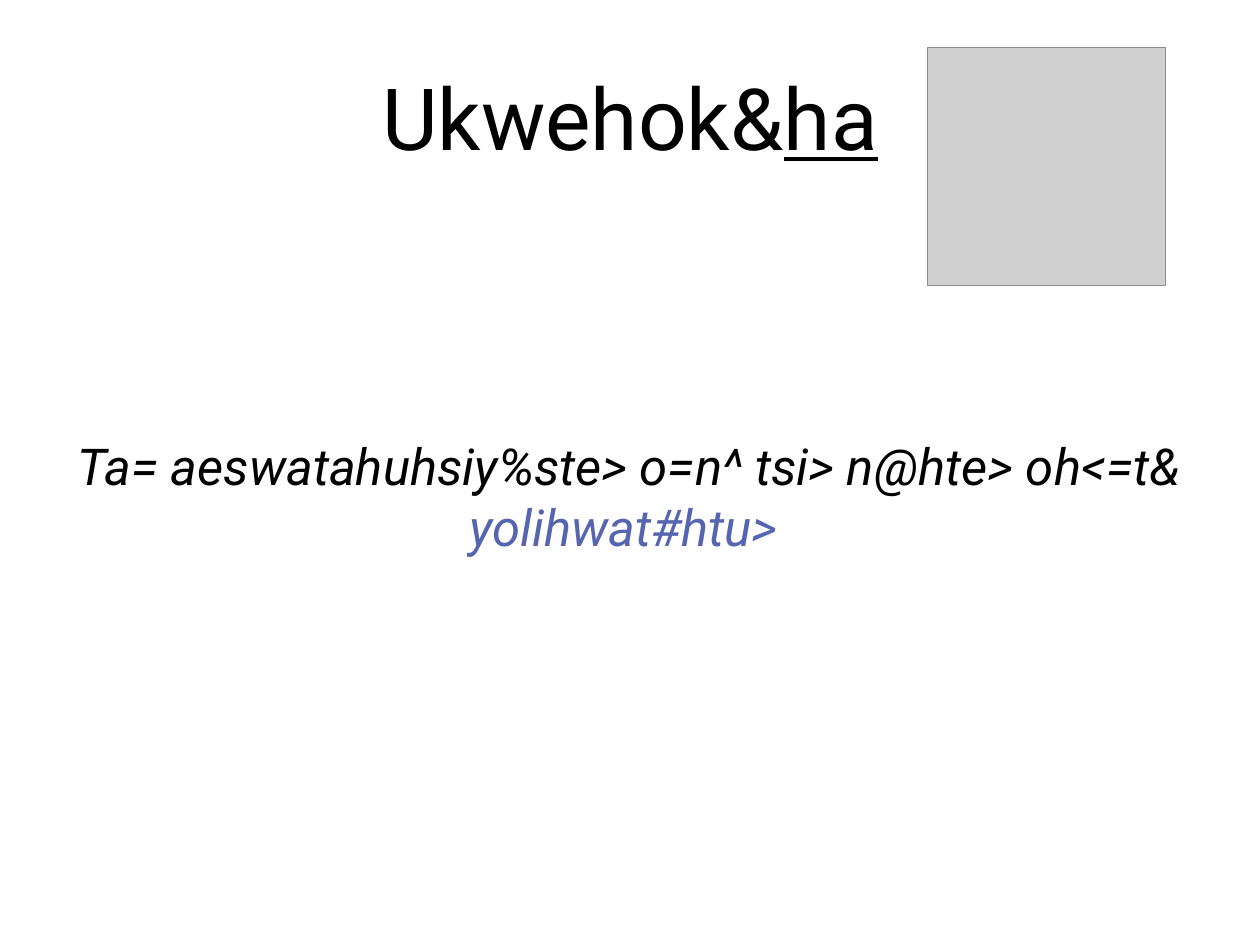
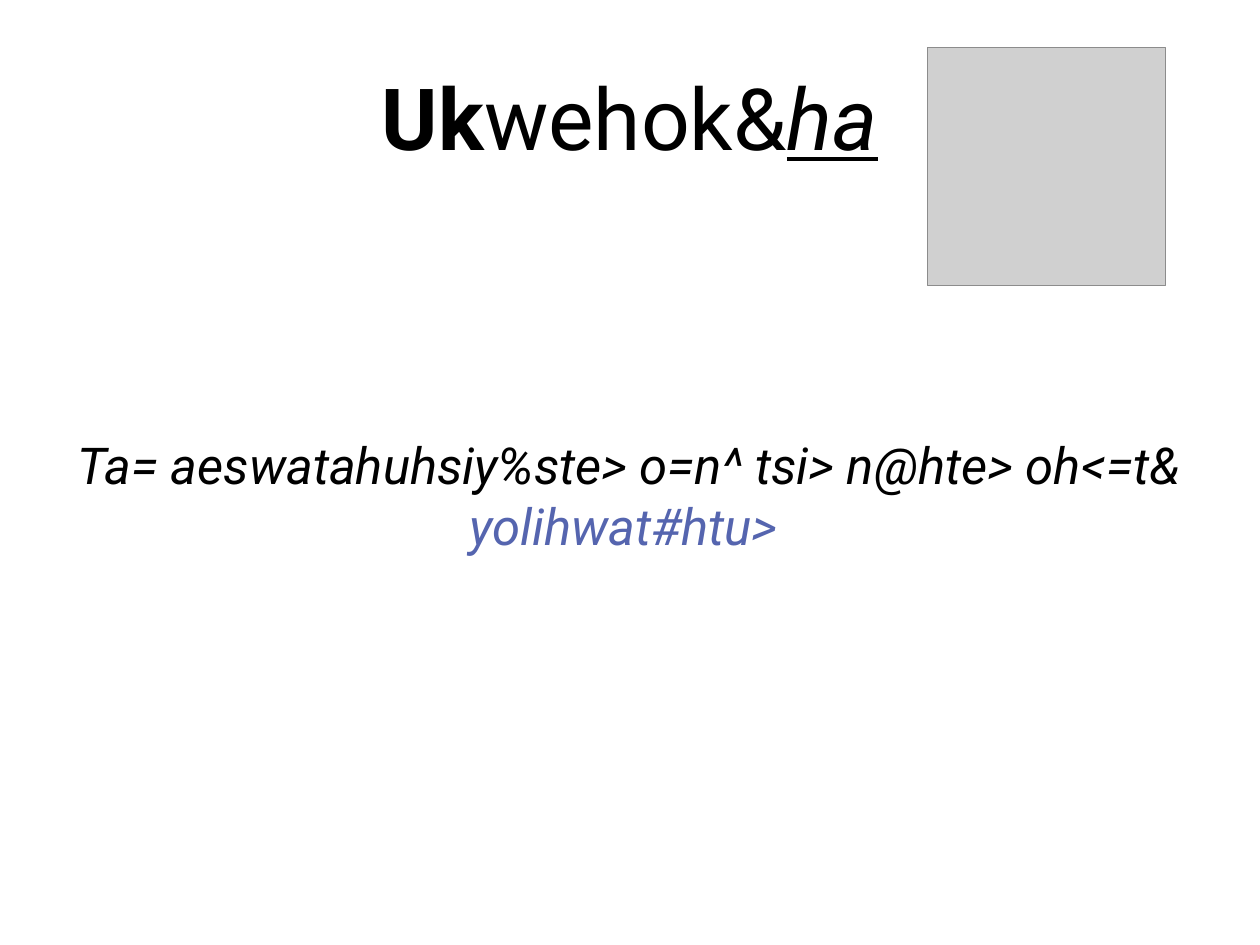
Before and after one commit to sven-oly/LanguageTools, a slide deck: slide 1 of py_convert/ONE_DATA/Oneida_slides.pptx. Drawn at 1260x945 pixels with LibreOffice and Linux fonts; fonts in the diff are those of the drawing; grey boxes stand for pictures. Boxes give left, top, right and bottom in pixels: in the first picture for what was removed or moved away, otherwise in the second. Text is boxed around its words. In the diff, an @@ line names an element or a change of style, - is before the commit and + after.

```diff
--- a/py_convert/ONE_DATA/Oneida_slides.pptx
+++ b/py_convert/ONE_DATA/Oneida_slides.pptx
@@ text "Ukwehok&ha" at bbox=[382, 85, 878, 161]: bold on, italic on in "Ukwehok&ha" @@
```
Also in this commit, not shown: 13 other files.
